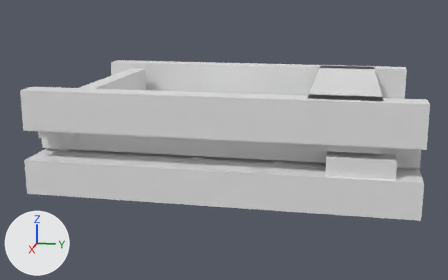
Two versions of the glTF model assets/source/infrastructure/directorate/conveyors/models/io_in/blocked_lod0.glb, one commit apart.
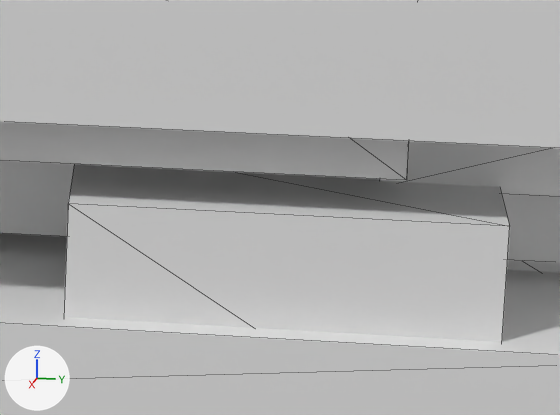
There are two pictures of each version: one whole from a 50 mm lens placed at (0.3955, 0.0703, 0.4065), pointed at (0.0043, -0.0079, 0.3087), one close up on the part from 70% to 90% of the width and 45% to 68% of the height. Lighting does not change. The marker at lower left points along +X, +Y and +Z. The older version's two pictures come first. The close-ups show mesh edges as thin lines. Vertices at exactly the same position are counted once.

In view in the first close-up: 'blocked_lod0'.
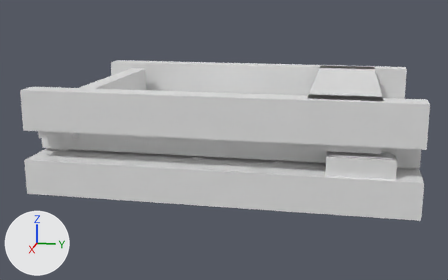
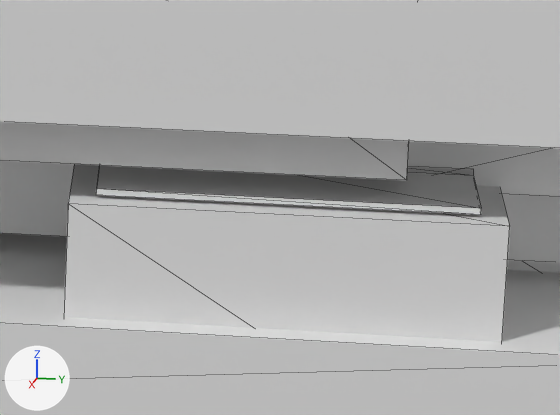
Where the change shows, as pixel boxes [x1, y1, x2, y2] in the close-ups (560 x 415 px):
part 1 of me_blocked_lod0, added
    after: [96, 165, 481, 215]
part 2 of me_blocked_lod0, added (mostly hidden)
    after: [408, 166, 474, 175]

Patch to the scene script:
```diff
--- a/assets/source/infrastructure/directorate/conveyors/models/io_in/blocked_lod0.glb.py
+++ b/assets/source/infrastructure/directorate/conveyors/models/io_in/blocked_lod0.glb.py
@@ me_blocked_lod0 @@
 # used by ob_blocked_lod0; location = (0.0, 0.0, 0.0)
-me_blocked_lod0.from_pydata(...)  # 268 vertices, 448 faces; spans x -0.078..0.078, y -0.111..0.111, z 0.289..0.35
+me_blocked_lod0.from_pydata(...)  # 284 vertices, 472 faces; spans x -0.078..0.078, y -0.111..0.111, z 0.289..0.35
+# me_blocked_lod0 part 1: a new loose piece, a box spanning x 0.05556..0.07278, y 0.06333..0.095, z 0.31972..0.32028
+# me_blocked_lod0 part 2: a new loose piece, a box spanning x 0.05556..0.06222, y 0.08667..0.095, z 0.32033..0.32089
```
